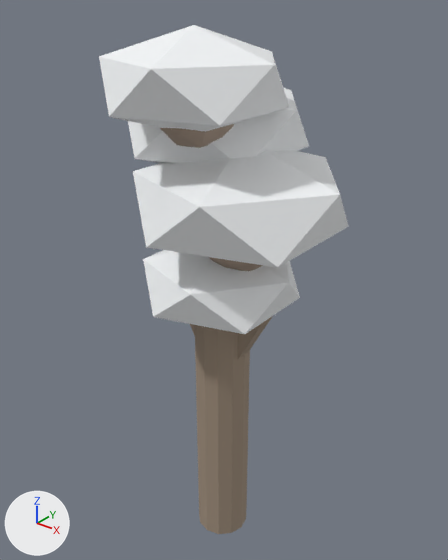
Before and after pictures for a commit that changed the glTF model ClientWeb/src/assets/models/nature/oak_tree_winter.glb.
Before and after are seen from a 50 mm camera at (0.601, -0.747, 1.011) aimed at (-0.015, 0.023, 0.534). The lights are fixed; the arrows at lower left show +X, +Y and +Z. The picture after the commit comes second.

The older version as bpy lines, for what is in view:
```python
mat_crown_2_mat = principled_material('Crown_2_Mat')
mat_crown_2_mat.base_color = (0.42, 0.322, 0.251)  # beige #ad9a89
mat_crown_2_mat.roughness = 0.85
mat_trunk_mat = principled_material('Trunk_Mat')
mat_trunk_mat.base_color = (0.353, 0.275, 0.204)  # beige #a08f7d
mat_trunk_mat.roughness = 0.95
me_cylinder = bpy.data.meshes.new('Cylinder')
me_cylinder.from_pydata(...)  # 214 vertices, 388 faces; spans x -0.202..0.21, y -0.188..0.195, z 0.0..0.955
me_cylinder.materials.append(mat_trunk_mat)  # beige #a08f7d
me_cylinder.materials.append(mat_branch_0_mat)  # beige #a08f7d
me_cylinder.materials.append(mat_branch_1_mat)  # beige #a08f7d
me_cylinder.materials.append(mat_crown_0_mat)  # beige #ad9a89
me_cylinder.materials.append(mat_crown_1_mat)  # beige #ad9a89
me_cylinder.materials.append(mat_crown_2_mat)  # beige #ad9a89
me_cylinder.materials.append(mat_snow_0_mat)  # white #f7fafb
me_cylinder.materials.append(mat_snow_1_mat)  # white #f7fafb
me_cylinder.materials.append(mat_snow_2_mat)  # white #f7fafb
me_cylinder.materials.append(mat_snow_3_mat)  # white #f7fafb
ob_oaktree_winter = bpy.data.objects.new('OakTree_Winter', me_cylinder)
ob_oaktree_winter.location = (0.0, 0.0, 0.0)
```
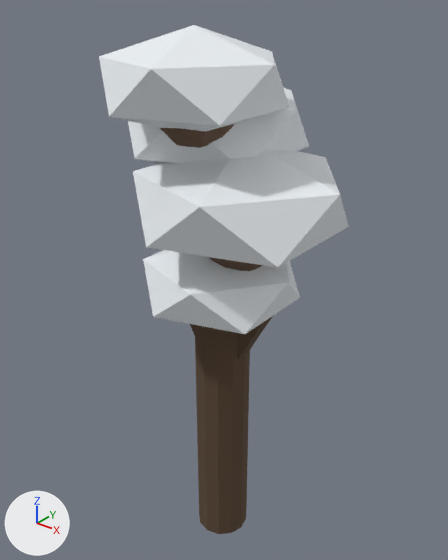
Where the change shows, as pixel boxes (x1, y1, x2, y2) in the pictures (448 x 560 px):
'OakTree_Winter', recoloured (beige to brown): (158, 121, 273, 534) in both

Patch to the scene script:
```diff
--- a/ClientWeb/src/assets/models/nature/oak_tree_winter.glb.py
+++ b/ClientWeb/src/assets/models/nature/oak_tree_winter.glb.py
@@ mat_trunk_mat @@
 mat_trunk_mat = principled_material('Trunk_Mat')
-mat_trunk_mat.base_color = (0.353, 0.275, 0.204)  # beige #a08f7d
+mat_trunk_mat.base_color = (0.102, 0.0612, 0.0343)  # brown #5a4634
 mat_trunk_mat.roughness = 0.95
@@ mat_crown_2_mat @@
 mat_crown_2_mat = principled_material('Crown_2_Mat')
-mat_crown_2_mat.base_color = (0.42, 0.322, 0.251)  # beige #ad9a89
+mat_crown_2_mat.base_color = (0.147, 0.0844, 0.0513)  # brown #6b5240
 mat_crown_2_mat.roughness = 0.85
```
